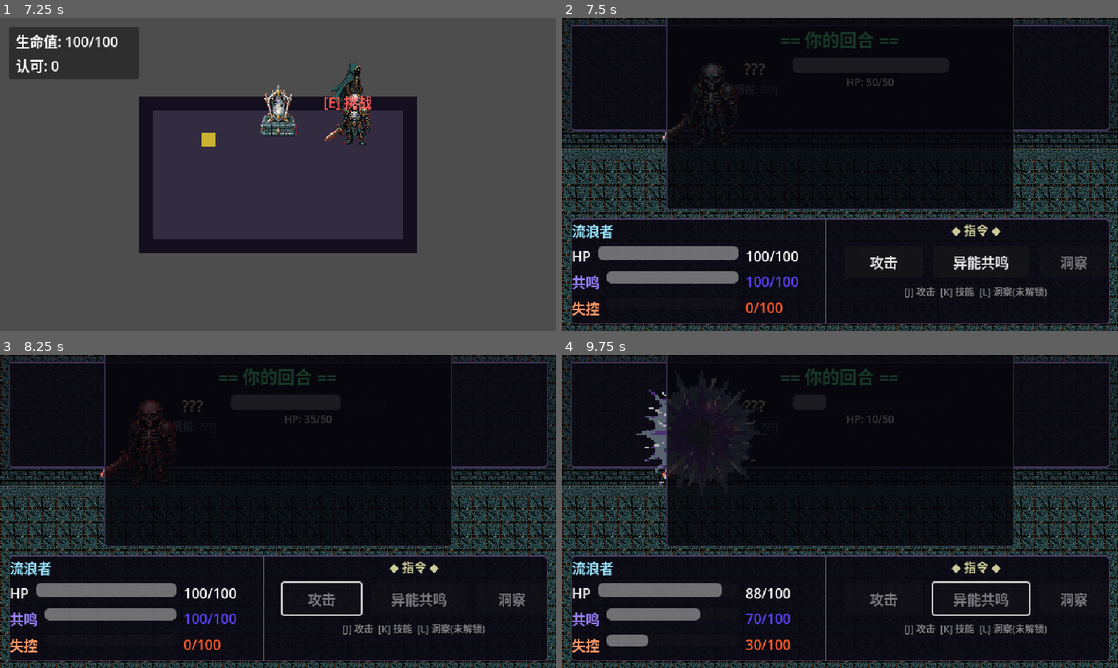
Above: before the commit, frames 1-4 (two rows, left to right).
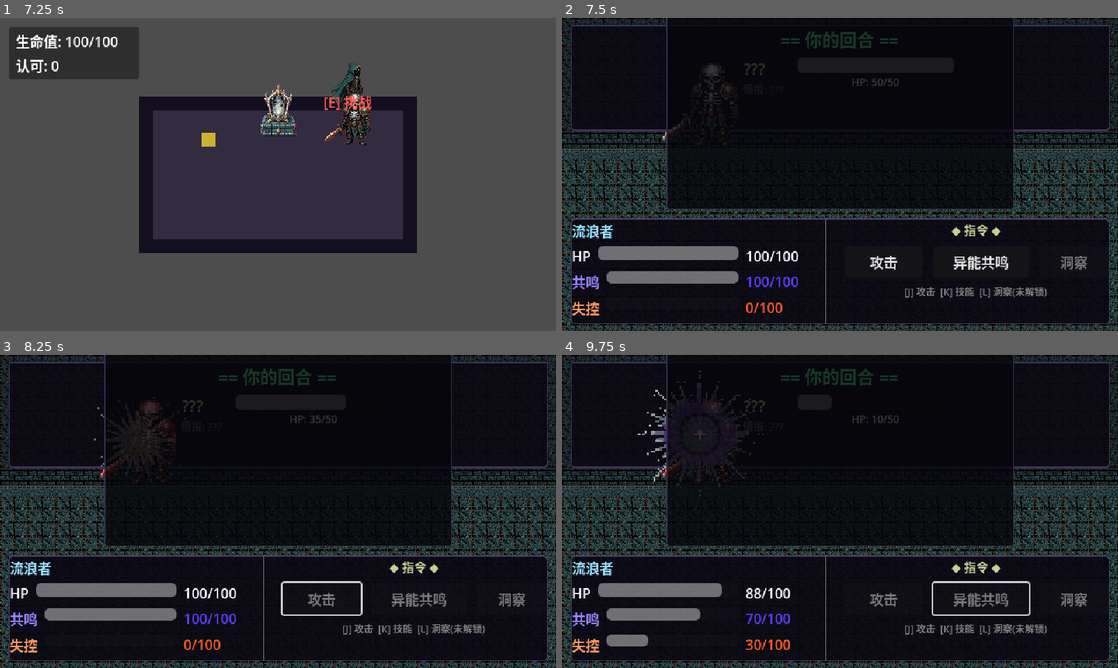
Above: after the commit, the same moments.

Repository: xurobert/deep-tomb-guest
Game: Godot game, scene res://scenes/main.tscn
The game is run twice, just before and just after one commit, with the same random seed, the same clock (stepped at 60 frames per second) and the same inputs.
Inputs:
- Up to frame 1 (7.25 s): tap Enter (ui_accept) at 0.5, 0.77, 1.52, 2, 3.02, 3.77, 4.52, 6.02, 6.77 s; hold E (interact) 0.53-1.28 s; hold W (move_up) 0.53-2.03 s; tap J at 1.35, 3.6, 5.85 s; hold A (move_left) 2.03-3.53 s; tap K at 2.1, 4.35, 6.6 s; tap E (interact) at 2.85 s; hold S (move_down) 3.53-4.28 s; hold D (move_right) 4.28-5.03 s; hold W (move_up) 5.03-5.78 s; hold E (interact) 5.03-5.78 s; hold D (move_right) from 5.78 s (still down)
- Up to frame 2 (7.5 s): keep holding D (move_right); tap E (interact) at 7.35 s
- Up to frame 3 (8.25 s): tap Enter (ui_accept) at 7.52 s; release D (move_right) at 8 s; click "攻击" at 8 s
- Up to frame 4 (9.75 s): hold S (move_down) 8.78-9.5 s; tap J at 8.85 s; click "异能共鸣" at 9.5 s

Frame 1 is identical in both runs. In frame 2, 0.1% of the frame differs, in the area x 51-61%, y 19-22%; in frame 3, 0.1%; in frame 4, 0.9%, in the area x 13-61%, y 4-46%.

Commit message:
feat(combat): 第二批美术资源 - FX 特效 + 情报图标
- 新增 fx_hit_00.png：普攻/受击特效
- 新增 fx_deep_echo_pulse_00.png：替换旧 sil 版异能共鸣特效
- 新增 fx_insight_reveal_00.png：洞察揭示特效（预留）
- 新增 ui_intel_unknown_32.png / ui_intel_revealed_32.png：情报图标
- 场景添加 HitFX / InsightFX 节点
- IntelLabel 改为 IntelRow（图标+文字）
- 脚本支持情报图标切换、受击/洞察 FX 播放

Co-authored-by: xurobert <xurobert@users.noreply.github.com>

Diff:
--- a/scenes/ui/combat_ui.tscn
+++ b/scenes/ui/combat_ui.tscn
@@ -1,10 +1,14 @@
-[gd_scene load_steps=9 format=3 uid="uid://b0l2p5mkqhtq0"]
+[gd_scene load_steps=14 format=3 uid="uid://b0l2p5mkqhtq0"]
 
 [ext_resource type="Script" path="res://scripts/combat/combat_ui.gd" id="1_script"]
 [ext_resource type="Texture2D" uid="uid://b3m1c0mbat1dl3" path="res://assets/art/characters/enemies/enemy_bone_guard_combat_idle_00.png" id="2_enemy"]
-[ext_resource type="Texture2D" uid="uid://bj5r3rmy4h62c" path="res://assets/art/fx/skills/fx_deep_echo_sil_00.png" id="3_fx"]
+[ext_resource type="Texture2D" uid="uid://cfxechopulse00" path="res://assets/art/fx/skills/fx_deep_echo_pulse_00.png" id="3_fx"]
 [ext_resource type="Texture2D" uid="uid://ctilefl00r00m1" path="res://assets/art/tiles/combat/tile_combat_floor_00.png" id="4_floor"]
 [ext_resource type="Texture2D" uid="uid://ctilewalled00m1" path="res://assets/art/tiles/combat/tile_combat_wall_edge_00.png" id="5_wall"]
+[ext_resource type="Texture2D" uid="uid://cfxhit00m1look" path="res://assets/art/fx/skills/fx_hit_00.png" id="6_hit_fx"]
+[ext_resource type="Texture2D" uid="uid://cfxinsightrev00" path="res://assets/art/fx/skills/fx_insight_reveal_00.png" id="7_insight_fx"]
+[ext_resource type="Texture2D" uid="uid://cuiintelunk32m1" path="res://assets/art/ui/intel/ui_intel_unknown_32.png" id="8_intel_unknown"]
+[ext_resource type="Texture2D" uid="uid://cuiintelrev32m1" path="res://assets/art/ui/intel/ui_intel_revealed_32.png" id="9_intel_revealed"]
 
 [sub_resource type="StyleBoxFlat" id="StyleBoxFlat_hud_top"]
 bg_color = Color(0.04, 0.03, 0.07, 0.85)
@@ -130,12 +134,24 @@
 text = "敌人"
 horizontal_alignment = 1
 
-[node name="IntelLabel" type="Label" parent="CombatPanel/TopPanel/EnemySection/EnemyInfo/EnemyNameBox"]
+[node name="IntelRow" type="HBoxContainer" parent="CombatPanel/TopPanel/EnemySection/EnemyInfo/EnemyNameBox"]
+layout_mode = 2
+size_flags_horizontal = 4
+theme_override_constants/separation = 4
+
+[node name="IntelIcon" type="TextureRect" parent="CombatPanel/TopPanel/EnemySection/EnemyInfo/EnemyNameBox/IntelRow"]
+texture_filter = 0
+custom_minimum_size = Vector2(16, 16)
+layout_mode = 2
+texture = ExtResource("8_intel_unknown")
+expand_mode = 1
+stretch_mode = 5
+
+[node name="IntelLabel" type="Label" parent="CombatPanel/TopPanel/EnemySection/EnemyInfo/EnemyNameBox/IntelRow"]
 layout_mode = 2
 theme_override_font_sizes/font_size = 12
 theme_override_colors/font_color = Color(0.6, 0.6, 0.7, 1)
-text = "[情报: ???]"
-horizontal_alignment = 1
+text = "情报: ???"
 
 [node name="EnemyHPBox" type="VBoxContainer" parent="CombatPanel/TopPanel/EnemySection/EnemyInfo"]
 layout_mode = 2
@@ -174,12 +190,26 @@
 scale = Vector2(1.5, 1.5)
 texture = ExtResource("2_enemy")
 
+[node name="HitFX" type="Sprite2D" parent="CombatPanel/BattleArea"]
+visible = false
+texture_filter = 0
+position = Vector2(0, -20)
+scale = Vector2(2, 2)
+texture = ExtResource("6_hit_fx")
+
 [node name="SkillFX" type="Sprite2D" parent="CombatPanel/BattleArea"]
 visible = false
 texture_filter = 0
 position = Vector2(0, -30)
 scale = Vector2(2.5, 2.5)
 texture = ExtResource("3_fx")
+
+[node name="InsightFX" type="Sprite2D" parent="CombatPanel/BattleArea"]
+visible = false
+texture_filter = 0
+position = Vector2(0, -30)
+scale = Vector2(2, 2)
+texture = ExtResource("7_insight_fx")
 
 [node name="ActionLogPanel" type="PanelContainer" parent="CombatPanel"]
 layout_mode = 1
--- a/scripts/combat/combat_ui.gd
+++ b/scripts/combat/combat_ui.gd
@@ -5,14 +5,21 @@
 # 敌方区域
 @onready var turn_indicator: Label = $CombatPanel/TopPanel/EnemySection/TurnIndicator
 @onready var enemy_name_label: Label = $CombatPanel/TopPanel/EnemySection/EnemyInfo/EnemyNameBox/NameLabel
-@onready var enemy_intel_label: Label = $CombatPanel/TopPanel/EnemySection/EnemyInfo/EnemyNameBox/IntelLabel
+@onready var enemy_intel_icon: TextureRect = $CombatPanel/TopPanel/EnemySection/EnemyInfo/EnemyNameBox/IntelRow/IntelIcon
+@onready var enemy_intel_label: Label = $CombatPanel/TopPanel/EnemySection/EnemyInfo/EnemyNameBox/IntelRow/IntelLabel
 @onready var enemy_hp_bar: ProgressBar = $CombatPanel/TopPanel/EnemySection/EnemyInfo/EnemyHPBox/HPBar
 @onready var enemy_hp_label: Label = $CombatPanel/TopPanel/EnemySection/EnemyInfo/EnemyHPBox/HPLabel
 
 # 战场区域
 @onready var battle_area: Control = $CombatPanel/BattleArea
 @onready var enemy_sprite: Sprite2D = $CombatPanel/BattleArea/EnemySprite
+@onready var hit_fx: Sprite2D = $CombatPanel/BattleArea/HitFX
 @onready var skill_fx: Sprite2D = $CombatPanel/BattleArea/SkillFX
+@onready var insight_fx: Sprite2D = $CombatPanel/BattleArea/InsightFX
+
+# 情报图标纹理（预加载）
+var tex_intel_unknown: Texture2D = preload("res://assets/art/ui/intel/ui_intel_unknown_32.png")
+var tex_intel_revealed: Texture2D = preload("res://assets/art/ui/intel/ui_intel_revealed_32.png")
 
 # 战斗日志
 @onready var action_log: RichTextLabel = $CombatPanel/ActionLogPanel/ActionLog
@@ -48,6 +55,10 @@
 	visible = false
 	if skill_fx:
 		skill_fx.visible = false
+	if hit_fx:
+		hit_fx.visible = false
+	if insight_fx:
+		insight_fx.visible = false
 
 	TurnManager.combat_started.connect(_on_combat_started)
 	TurnManager.combat_ended.connect(_on_combat_ended)
@@ -93,6 +104,10 @@
 
 	if skill_fx:
 		skill_fx.visible = false
+	if hit_fx:
+		hit_fx.visible = false
+	if insight_fx:
+		insight_fx.visible = false
 
 
 func _on_combat_ended(victory: bool) -> void:
@@ -106,6 +121,10 @@
 	visible = false
 	if skill_fx:
 		skill_fx.visible = false
+	if hit_fx:
+		hit_fx.visible = false
+	if insight_fx:
+		insight_fx.visible = false
 
 
 func _on_turn_started(is_player_turn: bool) -> void:
@@ -243,14 +262,23 @@
 	if enemy_intel_label:
 		match current_intel_state:
 			IntelState.UNKNOWN:
-				enemy_intel_label.text = "[情报: ???]"
+				enemy_intel_label.text = "情报: ???"
 				enemy_intel_label.modulate = Color(0.6, 0.6, 0.7)
 			IntelState.PARTIAL:
-				enemy_intel_label.text = "[情报: 部分]"
+				enemy_intel_label.text = "情报: 部分"
 				enemy_intel_label.modulate = Color(1.0, 0.9, 0.5)
 			IntelState.COMPLETE:
-				enemy_intel_label.text = "[情报: 完整]"
+				enemy_intel_label.text = "情报: 完整"
 				enemy_intel_label.modulate = Color(0.5, 1.0, 0.6)
+
+	if enemy_intel_icon:
+		match current_intel_state:
+			IntelState.UNKNOWN:
+				enemy_intel_icon.texture = tex_intel_unknown
+				enemy_intel_icon.modulate = Color(0.6, 0.6, 0.7)
+			IntelState.PARTIAL, IntelState.COMPLETE:
+				enemy_intel_icon.texture = tex_intel_revealed
+				enemy_intel_icon.modulate = Color(0.5, 1.0, 0.6) if current_intel_state == IntelState.COMPLETE else Color(1.0, 0.9, 0.5)
 
 
 func reveal_enemy_intel(level: IntelState) -> void:
@@ -259,8 +287,10 @@
 	match level:
 		IntelState.PARTIAL:
 			_log_message("[color=yellow]获得了部分情报！[/color]")
+			_play_insight_fx()
 		IntelState.COMPLETE:
 			_log_message("[color=green]情报收集完毕！弱点已揭示。[/color]")
+			_play_insight_fx()
 
 
 # ========== 共鸣槽系统 ==========
@@ -302,6 +332,13 @@
 # ========== 视觉反馈 ==========
 
 func _play_hit_effect() -> void:
+	if hit_fx:
+		hit_fx.visible = true
+		hit_fx.modulate = Color(1, 1, 1, 1)
+		var fx_tween := create_tween()
+		fx_tween.tween_property(hit_fx, "modulate:a", 0.0, 0.3)
+		fx_tween.tween_callback(func(): hit_fx.visible = false)
+
 	if enemy_sprite:
 		var orig_pos := enemy_sprite.position
 		var tween := create_tween()
@@ -312,6 +349,16 @@
 		tween.tween_property(enemy_sprite, "modulate", Color.WHITE, 0.1)
 
 
+func _play_insight_fx() -> void:
+	if insight_fx:
+		insight_fx.visible = true
+		insight_fx.modulate = Color(1, 1, 1, 1)
+		var tween := create_tween()
+		tween.tween_property(insight_fx, "scale", Vector2(2.5, 2.5), 0.2).from(Vector2(1.5, 1.5))
+		tween.parallel().tween_property(insight_fx, "modulate:a", 0.0, 0.4)
+		tween.tween_callback(func(): insight_fx.visible = false; insight_fx.scale = Vector2(2, 2))
+
+
 func _show_key_tutorial() -> void:
 	_log_message("[color=gray]─────────────────────[/color]")
 	_log_message("[color=gray]◆ 操作提示 ◆[/color]")
Binary file added: assets/art/fx/skills/fx_deep_echo_pulse_00.png
Not shown, added: assets/art/fx/skills/fx_deep_echo_pulse_00.png.import
Binary file added: assets/art/fx/skills/fx_hit_00.png
Not shown, added: assets/art/fx/skills/fx_hit_00.png.import
Binary file added: assets/art/fx/skills/fx_insight_reveal_00.png
Not shown, added: assets/art/fx/skills/fx_insight_reveal_00.png.import
Binary file added: assets/art/ui/intel/ui_intel_revealed_32.png
Not shown, added: assets/art/ui/intel/ui_intel_revealed_32.png.import
Binary file added: assets/art/ui/intel/ui_intel_unknown_32.png
Not shown, added: assets/art/ui/intel/ui_intel_unknown_32.png.import
